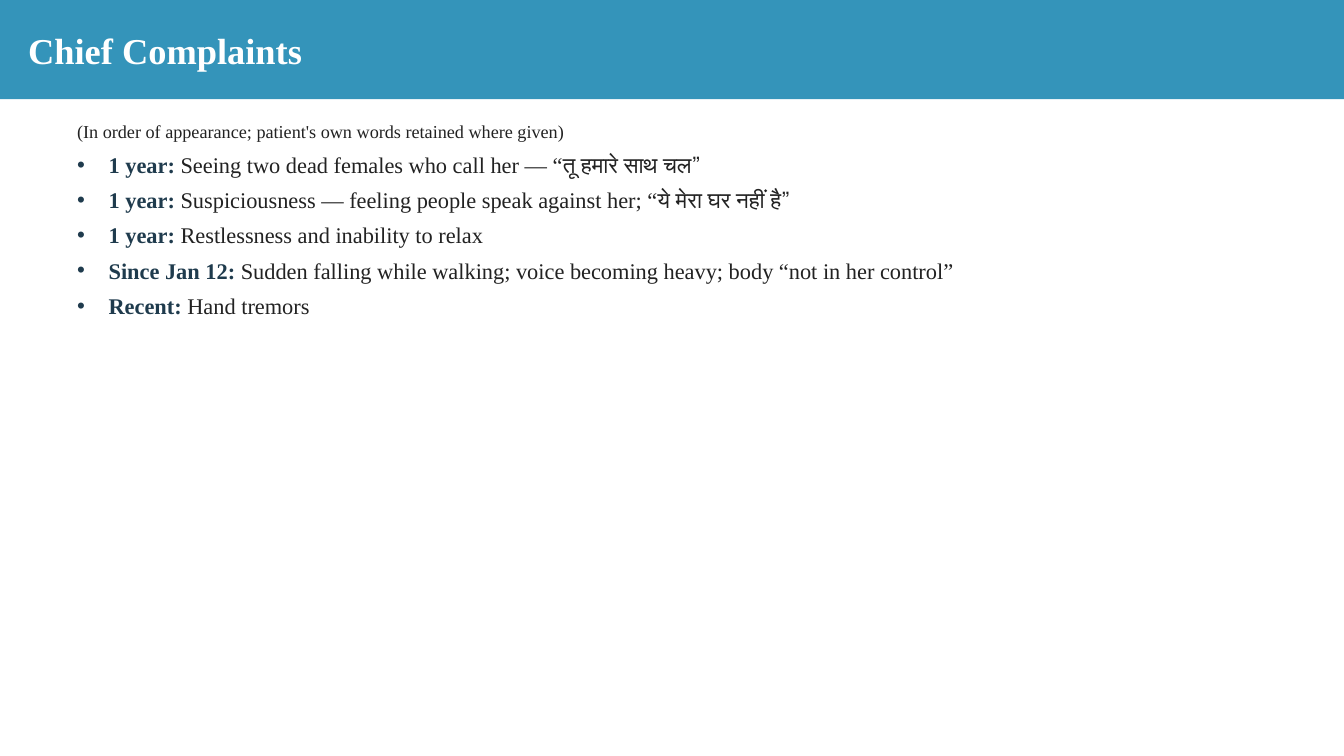
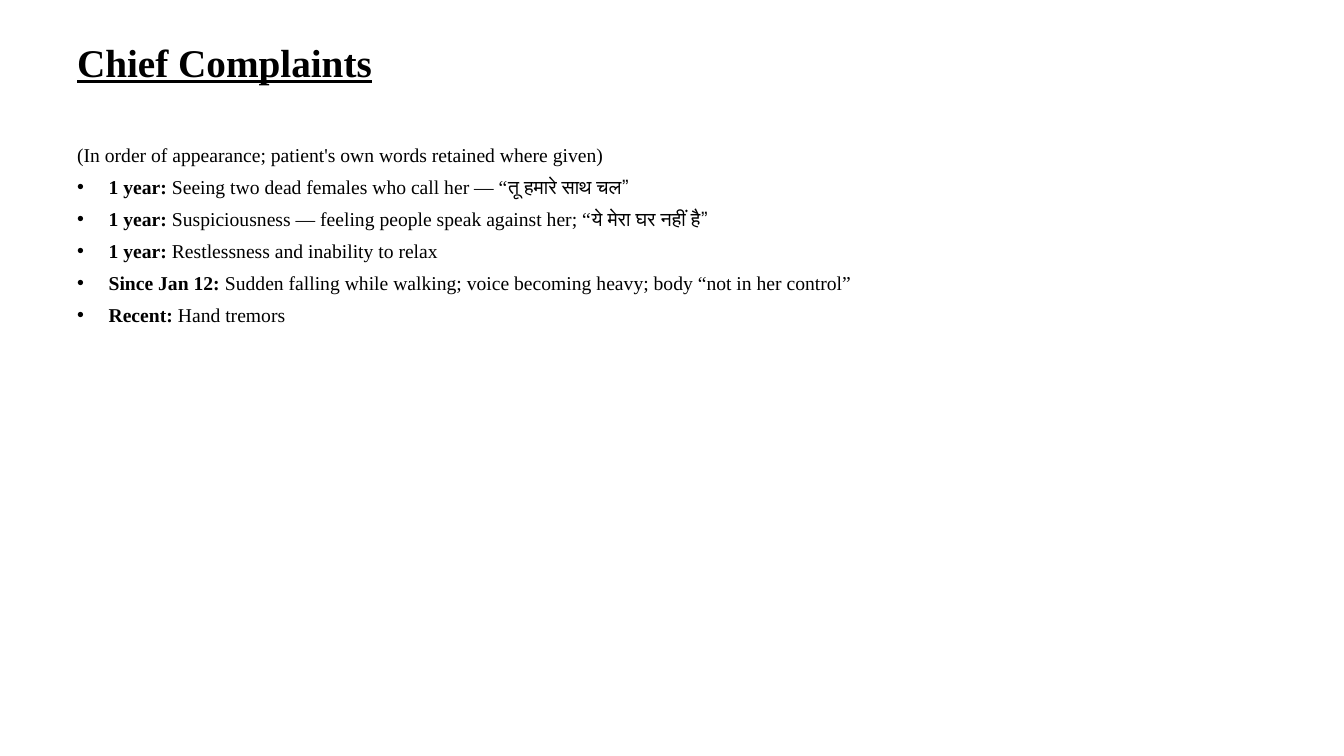
Before and after one commit to tejasdangodra786-byte/Dango-kiro, a slide deck: slide 4 of Mamta_Saini_Case_Conference.pptx. Drawn at 1344x756 pixels with LibreOffice and Linux fonts; fonts in the diff are those of the drawing. Boxes give left, top, right and bottom in pixels: in the first picture for what was removed or moved away, otherwise in the second. Text is boxed around its words. In the diff, an @@ line names an element or a change of style, - is before the commit and + after.

Commit message:
Reformat case-conference PPT: white bg, TNR headings 28pt bold underlined, sub-headings 20pt, content 14pt, all black

```diff
--- a/Mamta_Saini_Case_Conference.pptx
+++ b/Mamta_Saini_Case_Conference.pptx
@@ text "Chief Complaints": place and size @@
-text "Chief Complaints" at <box>0,0,1344,99</box>
+text "Chief Complaints" at <box>77,49,372,84</box>
@@ text "Chief Complaints" at <box>77,49,372,84</box>: size 26 to 28 pt, text colour #FFFFFF to #000000, underline on; vertical alignment middle to top; fill #3494BA to none @@
@@ text "(In order of appearance; patient's ...": place and size @@
-text "(In order of appearance; patient's ..." at <box>77,125,953,315</box>
+text "(In order of appearance; patient's ..." at <box>77,148,851,323</box>
@@ text "(In order of appearance; patient's ..." at <box>77,148,851,323</box>: size 13 to 14 pt in "(In order of appearance; patient's own words ..."; text colour #222222 to #000000 in "(In order of appearance; patient's own words ...", "Seeing two dead females who call her ...", "Suspiciousness — feeling people speak against her; ...", "Restlessness and inability to relax" and 2 more places; size 16 to 14 pt in "1 year: Seeing two dead females who ...", "1 year: Suspiciousness — feeling people speak ...", "1 year: Restlessness and inability to relax", "Since Jan 12: Sudden falling while walking; ..." and 1 more places; text colour #1F3B4D to #000000 in "1 year:", "1 year:", "1 year:", "Since Jan 12:" and 1 more places @@
```
Also in this commit, not shown: 33 other slides changed.
